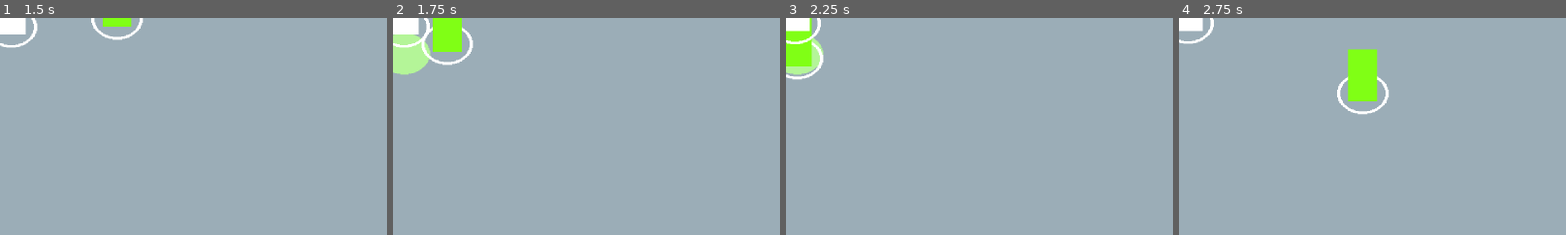
Above: before the commit, frames 1-4 (left to right).
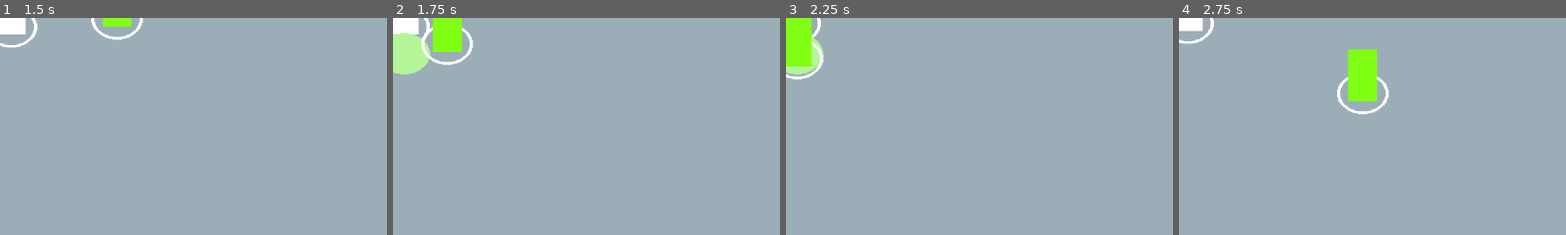
Above: after the commit, the same moments.

Repository: doccsoccs/SupernovaCRPG
Game: Godot game, scene res://Test Scenes/test_scene.tscn
The game is run twice, just before and just after one commit, with the same random seed, the same clock (stepped at 60 frames per second) and the same inputs.
Inputs (mouse positions are % of the whole screen's width and height, from its top left):
- Up to frame 1 (1.5 s): tap Enter at 0.5 s; move the mouse to (15, 6) at 0.52 s; click (15, 6) at 0.6 s; tap Space at 1.25 s; move the mouse to (1, 8) at 1.27 s; tap S (CameraDown) at 1.35 s
- Up to frame 2 (1.75 s): click (1, 8) at 1.55 s
- Up to frame 3 (2.25 s): move the mouse to (60, 28) at 2.02 s; tap Middle mouse button (CameraDrag) at 2.1 s
- Up to frame 4 (2.75 s): click (60, 28) at 2.3 s
The pictures show only the part of the screen within x 0-50%, y 0-50%; the shares and areas given below are measured in that part.

Frame 1 is identical in both runs. In frame 2, 0.1% of the frame differs, in the area x 0-8%, y 6-14%; in frame 3, 0.5%, in the area x 0-8%, y 0-13%; in frame 4, nothing differs.

Commit message:
added z sorting for player characters

Diff:
--- a/Game/Prefabs/PlayerCharacters/party_controller.gd
+++ b/Game/Prefabs/PlayerCharacters/party_controller.gd
@@ -4,7 +4,7 @@
 signal arrive_at_flag
 
 var party_members : Array[Character]
-@onready var player_characters = $PlayerCharacters
+@onready var pc_component = $PCComponent
 var pc_count : int = 0
 var mf_count : int = 0
 
@@ -12,10 +12,11 @@
 var any_selected : bool = false
 var move_flag_pos : Vector2 = Vector2.ZERO
 var active_move_flag : bool = false
+var can_set_move_flag : bool = false
 
 # Called when the node enters the scene tree for the first time.
 func _ready():
-	for pc in player_characters.get_children():
+	for pc in pc_component.get_children():
 		party_members.append(pc)
 	pc_count = party_members.size()
 	mf_count = pc_count
@@ -40,9 +41,26 @@
 			if p.selected:
 				p.move_to(move_flag_pos, delta)
 
+	# Sorts PC's Z-INDEX by height on the Y-AXIS
+	# Z-INDECES start from 1 and increment by 1
+	var temp_pc_array : Array[Character] = []
+	for p in party_members:
+		temp_pc_array.append(p)
+	temp_pc_array.sort_custom(func(a, b): return a.position.y < b.position.y)
+	for i in temp_pc_array.size():
+		temp_pc_array[i].z_index = i + 1
+
 func _physics_process(_delta):
+	# Only be able to set a new move flag if not hovering over a selectable game object
+	for p in party_members:
+		if p.hovering:
+			can_set_move_flag = false
+			break
+		else:
+			can_set_move_flag = true
+
 	# LMB to Move Selected Character(s) to the clicked position
-	if Input.is_action_just_pressed("Select") and any_selected:
+	if Input.is_action_just_pressed("Select") and any_selected and can_set_move_flag:
 		move_flag_pos = get_local_mouse_position()
 		active_move_flag = true
 
--- a/Game/Prefabs/PlayerCharacters/party_controller.tscn
+++ b/Game/Prefabs/PlayerCharacters/party_controller.tscn
@@ -6,15 +6,15 @@
 [node name="PartyController" type="Node2D"]
 script = ExtResource("1_cy3r4")
 
-[node name="PlayerCharacters" type="Node2D" parent="."]
+[node name="PCComponent" type="Node2D" parent="."]
 
-[node name="Player" parent="PlayerCharacters" instance=ExtResource("1_eexi7")]
+[node name="Player" parent="PCComponent" instance=ExtResource("1_eexi7")]
 
-[node name="Player2" parent="PlayerCharacters" instance=ExtResource("1_eexi7")]
+[node name="Player2" parent="PCComponent" instance=ExtResource("1_eexi7")]
 position = Vector2(410, 168)
 
-[node name="Player3" parent="PlayerCharacters" instance=ExtResource("1_eexi7")]
+[node name="Player3" parent="PCComponent" instance=ExtResource("1_eexi7")]
 position = Vector2(148, 188)
 
-[node name="Player4" parent="PlayerCharacters" instance=ExtResource("1_eexi7")]
+[node name="Player4" parent="PCComponent" instance=ExtResource("1_eexi7")]
 position = Vector2(-177, 82)
--- a/Game/Prefabs/PlayerCharacters/player.gd
+++ b/Game/Prefabs/PlayerCharacters/player.gd
@@ -22,7 +22,7 @@
 	else:
 		anim_player.play("base")
 
-func _physics_process(delta):
+func _physics_process(_delta):
 	move_and_slide()
 
 func move_to(target_pos : Vector2, delta):
